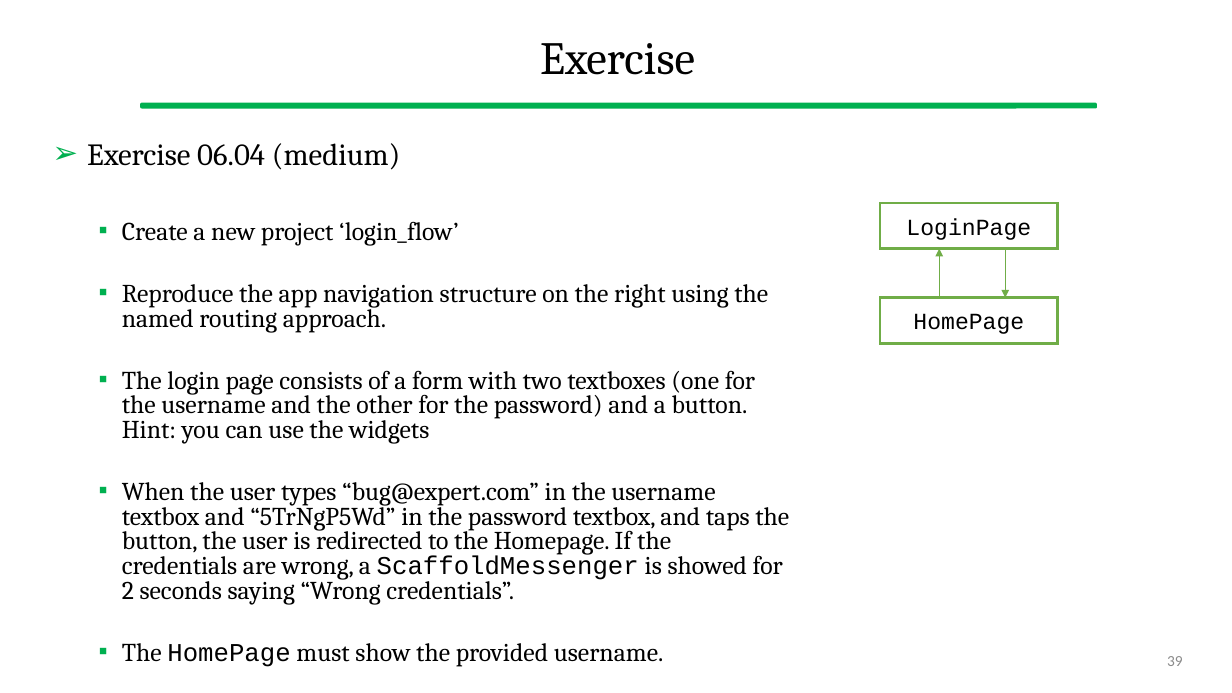
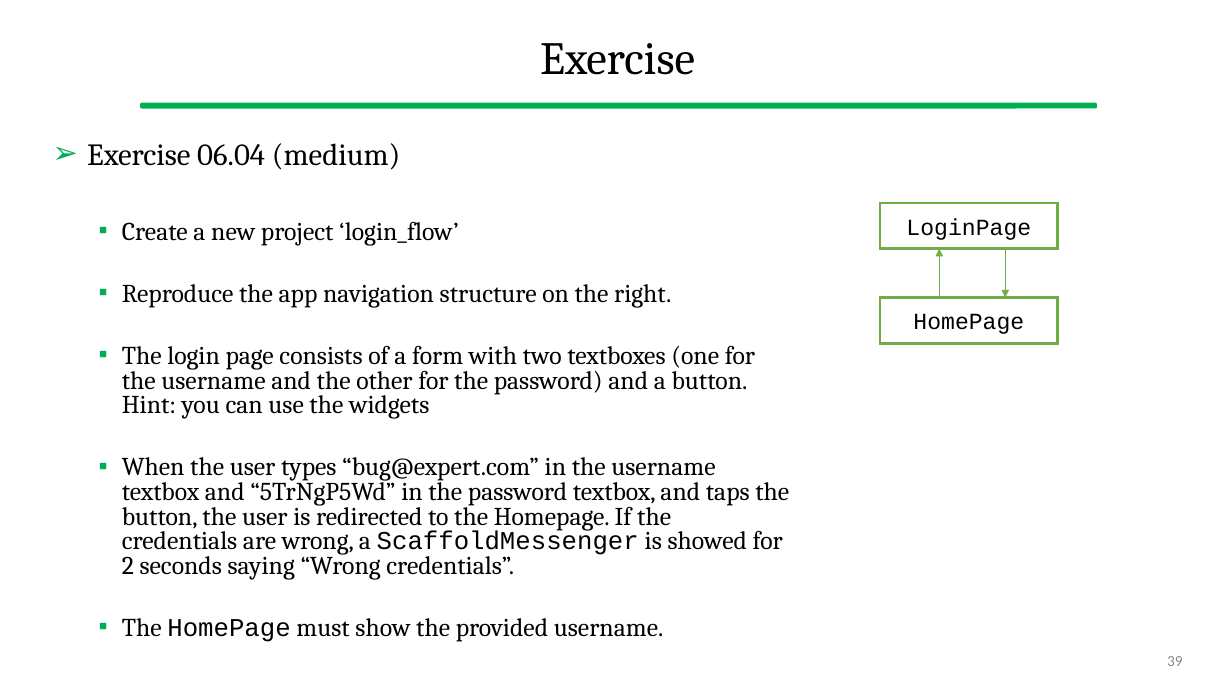
Before and after one commit to gcappon/bwthw, a slide deck: slide 39 of lab_06-navigation/lab_06-navigation.pptx. Drawn at 1232x693 pixels with LibreOffice and Linux fonts; fonts in the diff are those of the drawing. Boxes give left, top, right and bottom in pixels: in the first picture for what was removed or moved away, otherwise in the second. Text is boxed around its words. In the diff, an @@ line names an element or a change of style, - is before the commit and + after.

```diff
--- a/lab_06-navigation/lab_06-navigation.pptx
+++ b/lab_06-navigation/lab_06-navigation.pptx
@@ text at box(122, 284, 671, 307): text changed @@
-  ▪ Reproduce the app navigation structure on the right using the named routing approach.
+  ▪ Reproduce the app navigation structure on the right.
```
Also in this commit, not shown: 1 other slide changed, 2 other files.
